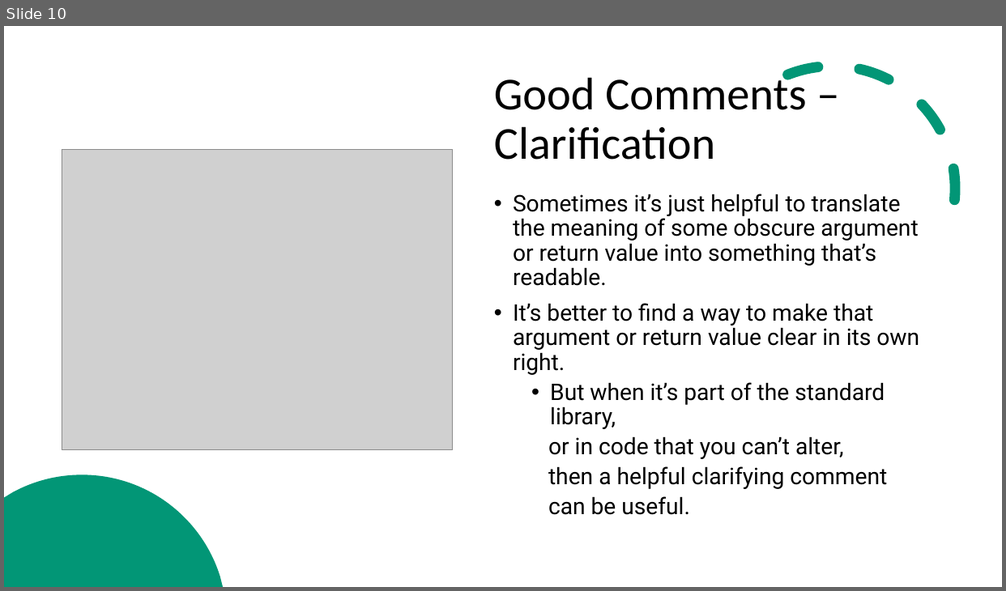
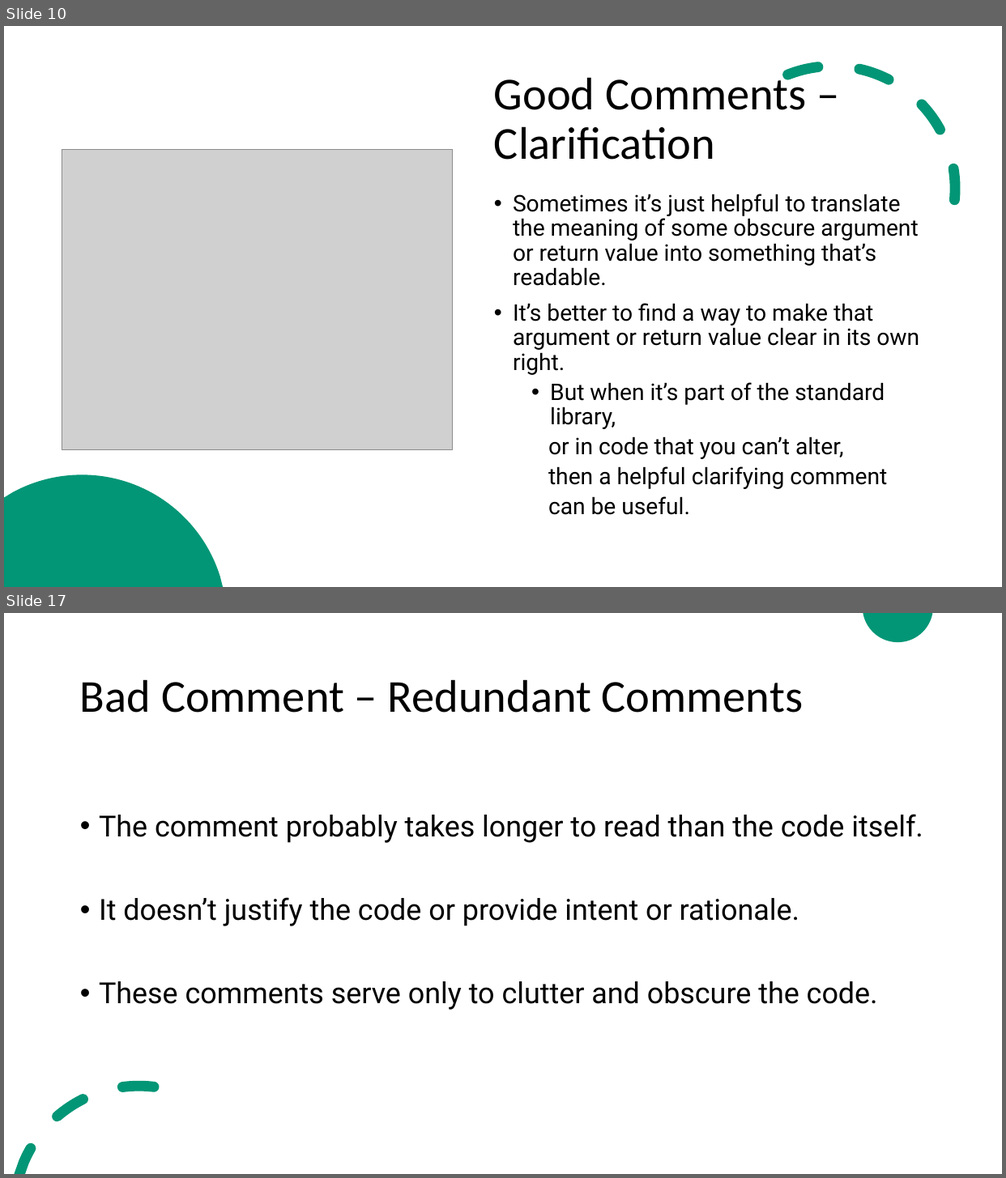
Before and after one commit to ZeinaZayed4/clean-code, a slide deck: Clean Code - Chapter 4.pptx. Shown one above the other, each under a label of ours: slide 10 before the commit, slides 10 and 17 after it; the slides between them are not shown. The pictures are 1006x591 and 1006x1178 pixels, drawn with LibreOffice and Linux fonts; fonts in the diff are those of the drawing; grey boxes stand for pictures. Boxes give left, top, right and bottom in pixels: in the first picture for what was removed or moved away, otherwise in the second. Text is boxed around its words. In the diff, an @@ line names an element or a change of style, - is before the commit and + after.

```diff
--- a/Clean Code - Chapter 4.pptx
+++ b/Clean Code - Chapter 4.pptx
@@ slide 17 added at (x1=4, y1=613, x2=1002, y2=1174), background #FFFFFF; not listed: 2 template elements that a slide beside it also shows @@
@@ title added at (x1=80, y1=679, x2=803, y2=713), 44 pt, text #000000 @@
+Bad Comment – Redundant Comments
@@ text added at (x1=99, y1=814, x2=923, y2=1010), 28 pt, text #000000 @@
+• The comment probably takes longer to read than the code itself.
+• It doesn’t justify the code or provide intent or rationale.
+• These comments serve only to clutter and obscure the code.
```
Also in this commit, not shown: 7 other slides added.
